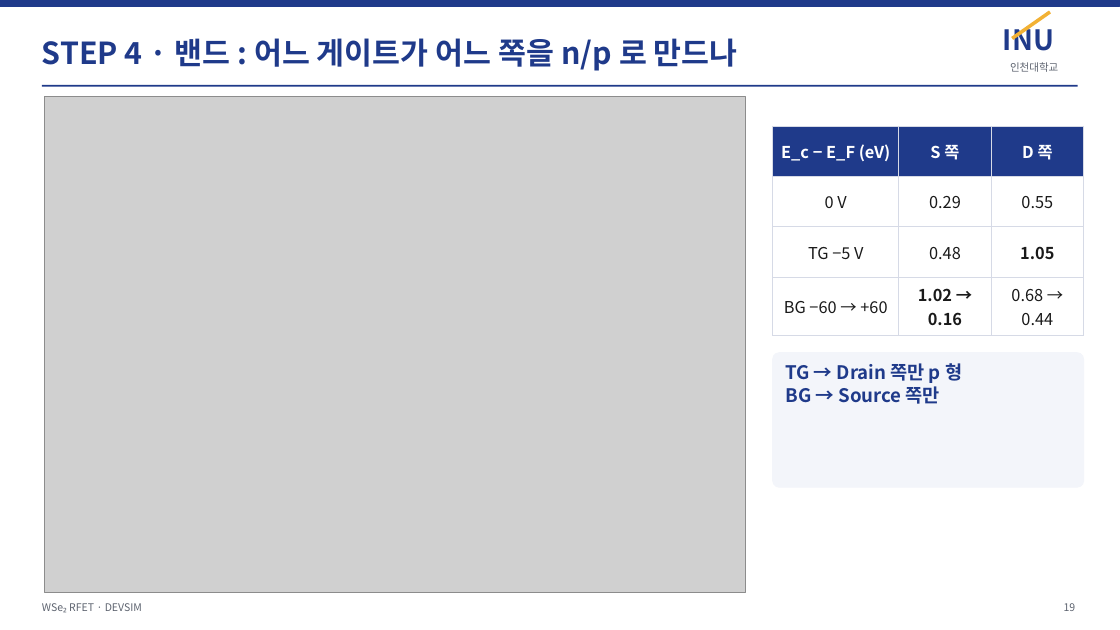
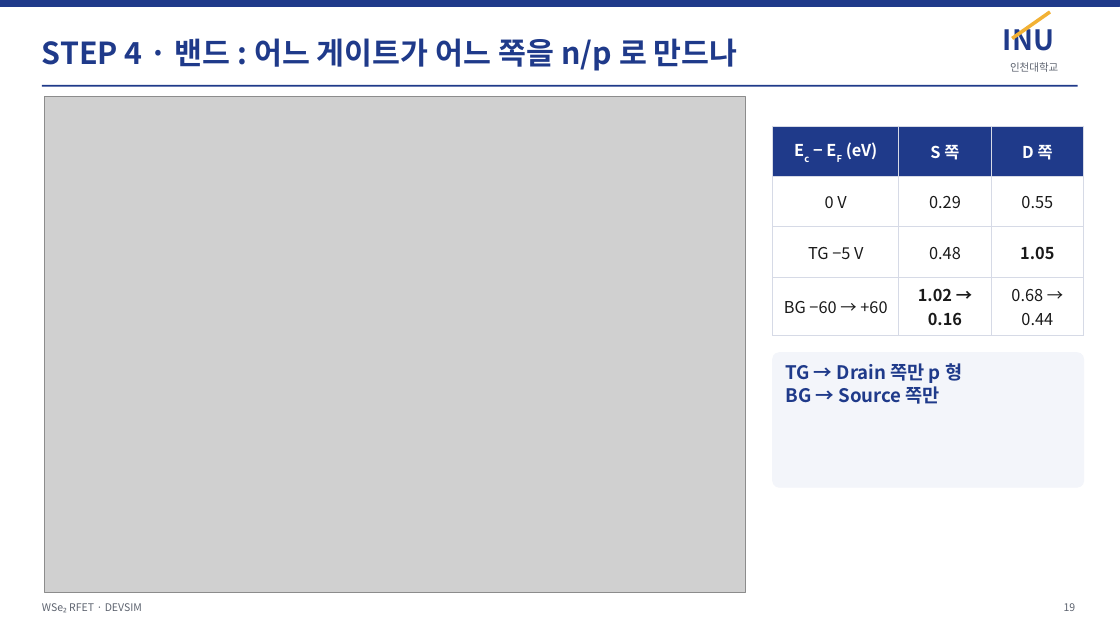
Before and after one commit to jiseonyang-9070/rfet, a slide deck: slide 19 of slides/RFET_progress_INU.pptx. Drawn at 1120x630 pixels with LibreOffice and Linux fonts; fonts in the diff are those of the drawing; grey boxes stand for pictures. Boxes give left, top, right and bottom in pixels: in the first picture for what was removed or moved away, otherwise in the second. Text is boxed around its words. In the diff, an @@ line names an element or a change of style, - is before the commit and + after.

```diff
--- a/slides/RFET_progress_INU.pptx
+++ b/slides/RFET_progress_INU.pptx
@@ table at (x1=773, y1=126, x2=1084, y2=329) @@
-row 1, column 1: E_c − E_F (eV)
+row 1, column 1: Ec − EF (eV)
```
Also in this commit, not shown: 8 other slides changed, 1 other file.
